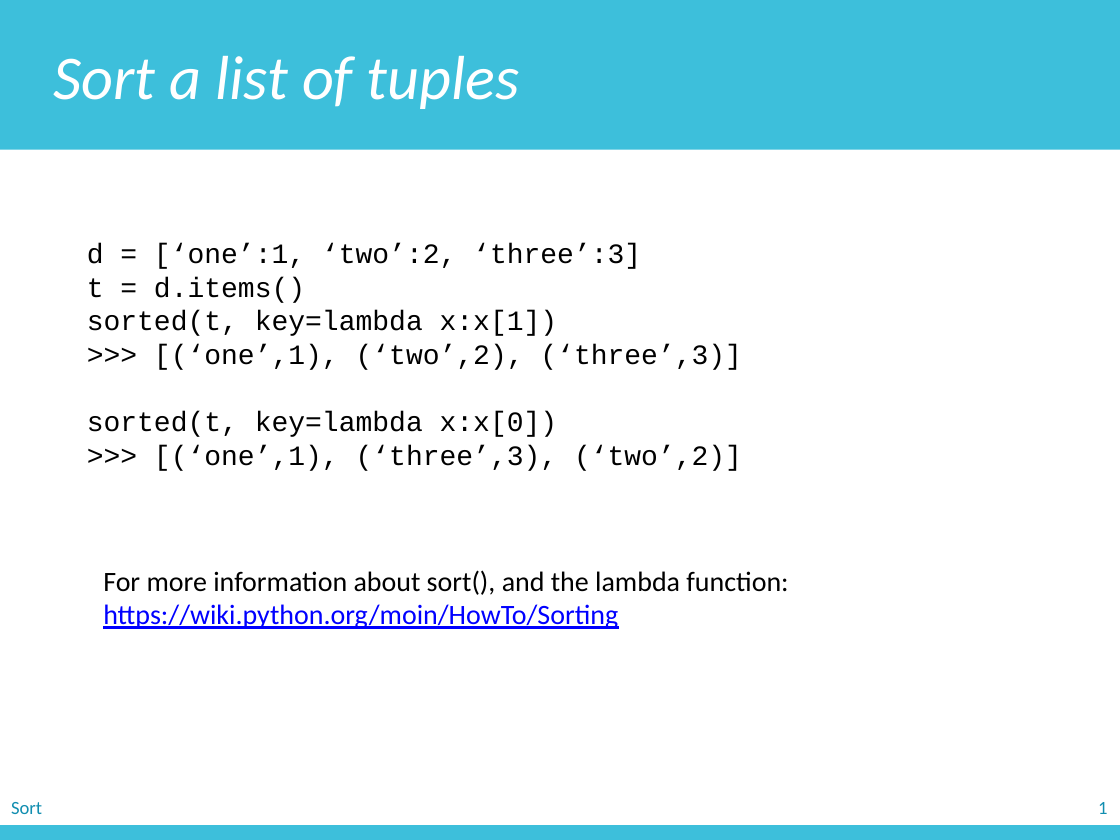
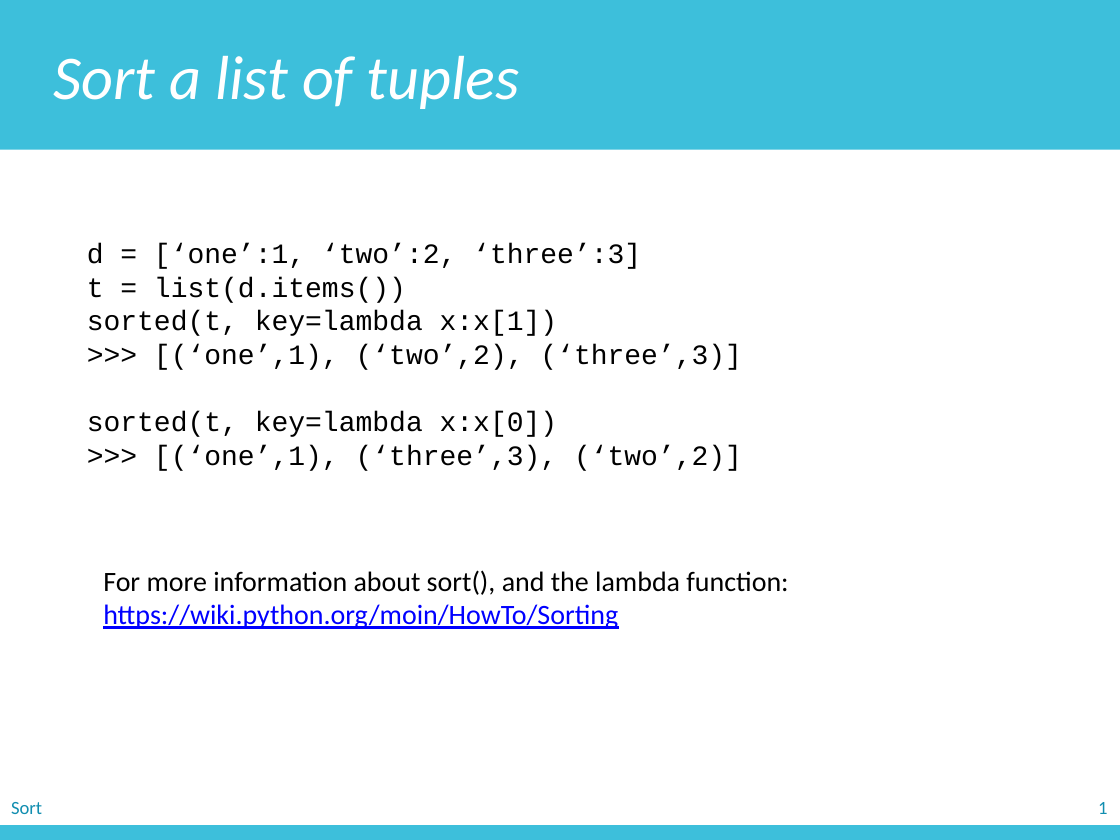
Before and after one commit to zichengliao/zuics101-fa17, a slide deck: slide 14 of lectures/lec12/lec12.pptx. Drawn at 1120x840 pixels with LibreOffice and Linux fonts; fonts in the diff are those of the drawing. Boxes give left, top, right and bottom in pixels: in the first picture for what was removed or moved away, otherwise in the second. Text is boxed around its words. In the diff, an @@ line names an element or a change of style, - is before the commit and + after.

```diff
--- a/lectures/lec12/lec12.pptx
+++ b/lectures/lec12/lec12.pptx
@@ text at (x1=87, y1=277, x2=406, y2=303): text changed @@
-t = d.items()
+t = list(d.items())
```
Also in this commit, not shown: 2 other slides changed, 1 other file.
